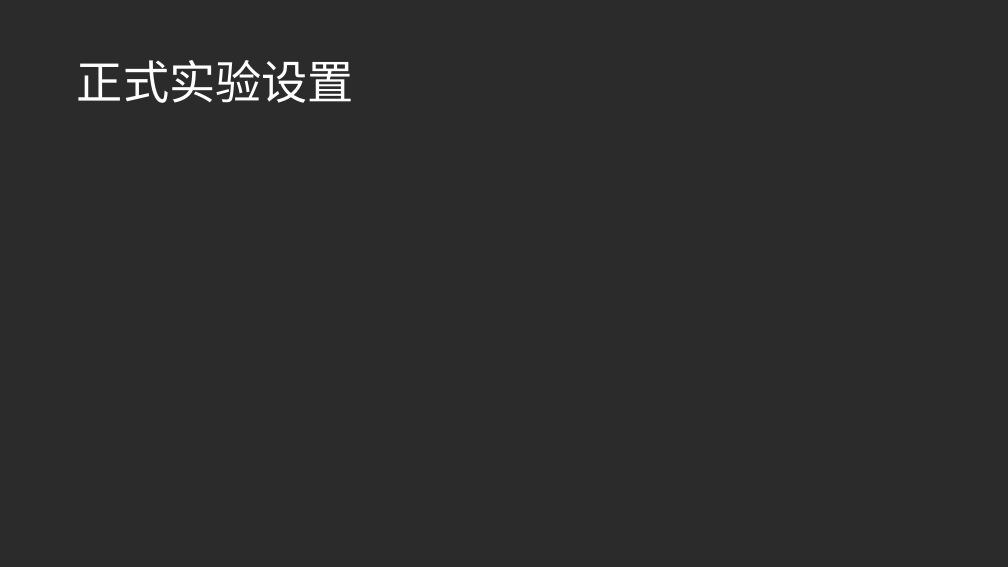
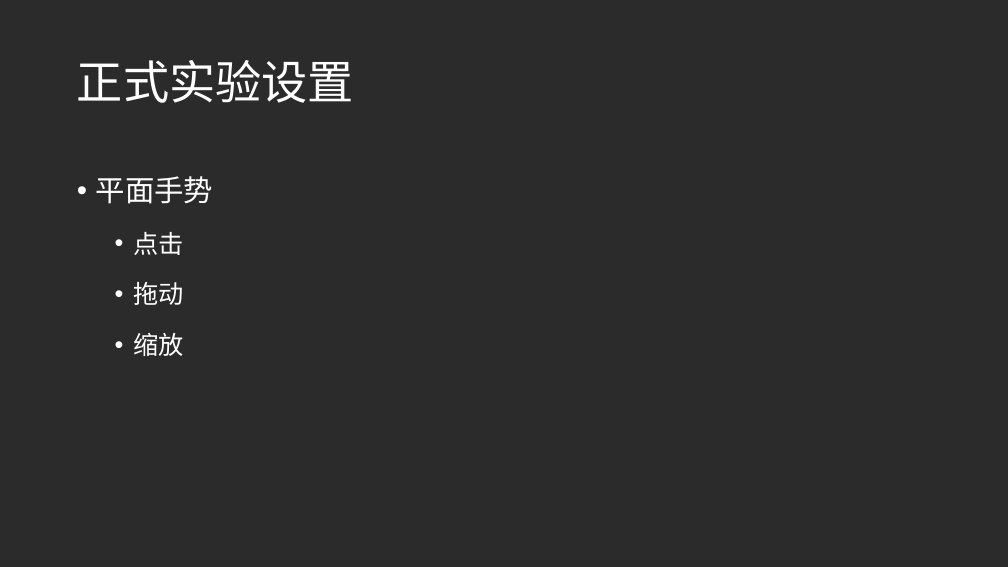
Before and after one commit to daaqing452/Haptic-Feedback-Surface-Interaction, a slide deck: slide 13 of 毕业设计中期答辩-鲁逸沁.pptx (slide 12 before the commit). Drawn at 1008x567 pixels with LibreOffice and Linux fonts; fonts in the diff are those of the drawing; background and template pictures are left out; a plain dark background stands for a picture behind light text. Boxes give left, top, right and bottom in pixels: in the first picture for what was removed or moved away, otherwise in the second. Text is boxed around its words. In the diff, an @@ line names an element or a change of style, - is before the commit and + after.

```diff
--- a/毕业设计中期答辩-鲁逸沁.pptx
+++ b/毕业设计中期答辩-鲁逸沁.pptx
@@ text added at (96,176,213,356), 24 pt, text #FFFFFF @@
+• 平面手势
+  • 点击
+  • 拖动
+  • 缩放
```
Also in this commit, not shown: 2 other slides changed, 1 slide added, 1 other file.
